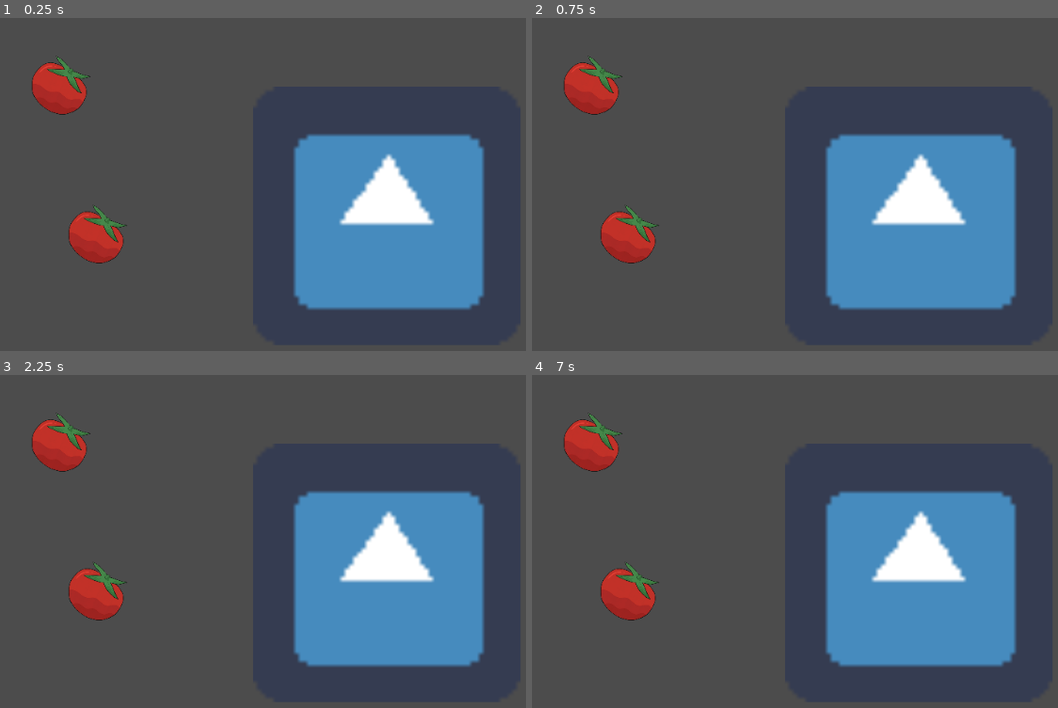
Above: before the commit, frames 1-4 (two rows, left to right).
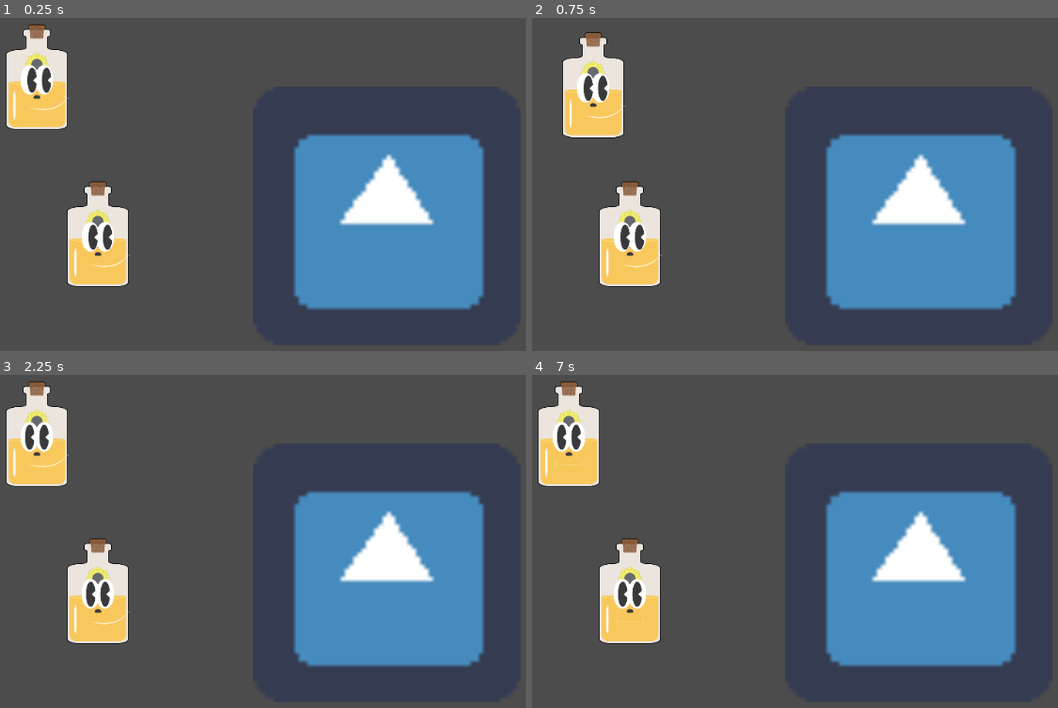
Above: after the commit, the same moments.

Repository: Karanval/Foood_L1J_22
Game: Godot game, scene res://Levels/SpawningPoint.tscn
The game is run twice, just before and just after one commit, with the same random seed, the same clock (stepped at 60 frames per second) and the same inputs. The project has no main scene, so this scene is started directly. The engine's default icon, where the game draws it, is replaced by a stand-in: a white triangle on a blue panel in a dark square.
Inputs (mouse positions are in pixels of both pictures, inside the frame that each line leads up to):
- Up to frame 1 (0.25 s): no input
- Up to frame 2 (0.75 s): tap Enter at 0.5 s; move the mouse to (595, 84) at 0.52 s; click (595, 84) at 0.67 s
- Up to frame 3 (2.25 s): tap Space at 1.25 s; move the mouse to (99, 591) at 1.27 s; click (99, 591) at 1.42 s; tap Enter at 2 s; move the mouse to (378, 474) at 2.02 s; click (378, 474) at 2.17 s
- Up to frame 4 (7 s): tap Space at 2.75, 4.25 s; move the mouse to (795, 658) at 2.77 s; click (795, 658) at 2.92 s; tap Enter at 3.5 s; move the mouse to (outside the picture) at 3.52 s; click (outside the picture) at 3.67 s; move the mouse to (610, 504) at 4.27 s; click (610, 504) at 4.42 s; move the mouse to (873, 571) at 5.02 s; click (873, 571) at 5.17 s; move the mouse to (721, 461) at 5.77 s; click (721, 461) at 5.92 s; move the mouse to (1000, 548) at 6.52 s; click (1000, 548) at 6.67 s

The runs differ from the first frame. In frame 1, 6.6% of the frame differs, in the area x 1-25%, y 1-81%; in frame 2, 6.3%; in frame 3, 6.5%; in frame 4, 6.5%.

Commit message:
faile d push

Diff:
--- a/Levels/SpawningPoint.tscn
+++ b/Levels/SpawningPoint.tscn
@@ -28,9 +28,17 @@
 texture = ExtResource( 4 )
 
 [node name="Ingredient" parent="." instance=ExtResource( 1 )]
+position = Vector2( 150, 114 )
+scale = Vector2( 1.2, 1.2 )
+time_period = 30
 
 [node name="Ingredient2" parent="." instance=ExtResource( 1 )]
 position = Vector2( 233, 328 )
+scale = Vector2( 1.2, 1.2 )
+time_period = 30
+
+[node name="AudioStreamPlayer" type="AudioStreamPlayer" parent="."]
+autoplay = true
 
 [connection signal="area_entered" from="MixingArea" to="MixingArea" method="_on_MixingArea_area_entered"]
 [connection signal="body_entered" from="MixingArea" to="MixingArea" method="_on_MixingArea_body_entered"]
--- a/Nodes/Ingredient.tscn
+++ b/Nodes/Ingredient.tscn
@@ -1,24 +1,74 @@
-[gd_scene load_steps=4 format=2]
+[gd_scene load_steps=16 format=2]
 
 [ext_resource path="res://Resources/Ingredients/tomato.png" type="Texture" id=1]
 [ext_resource path="res://Scripts/Ingredient.gd" type="Script" id=2]
+[ext_resource path="res://Resources/Faces/InF1.png" type="Texture" id=3]
+[ext_resource path="res://Resources/Faces/InF2.png" type="Texture" id=4]
+[ext_resource path="res://Resources/Faces/Draged.png" type="Texture" id=5]
+[ext_resource path="res://Resources/Faces/InF3.png" type="Texture" id=6]
+[ext_resource path="res://Resources/Faces/InF4.png" type="Texture" id=7]
+[ext_resource path="res://Resources/Faces/Droped.png" type="Texture" id=8]
+[ext_resource path="res://Resources/Faces/InF3_.png" type="Texture" id=9]
+[ext_resource path="res://Resources/Faces/InF2_.png" type="Texture" id=10]
+[ext_resource path="res://Resources/Faces/InF4_2.png" type="Texture" id=11]
+[ext_resource path="res://Resources/Faces/InF4_1.png" type="Texture" id=12]
+[ext_resource path="res://Resources/Faces/InF1_.png" type="Texture" id=13]
+
+[sub_resource type="SpriteFrames" id=2]
+animations = [ {
+"frames": [ ExtResource( 3 ), ExtResource( 13 ) ],
+"loop": true,
+"name": "F1",
+"speed": 0.5
+}, {
+"frames": [ ExtResource( 4 ), ExtResource( 10 ) ],
+"loop": true,
+"name": "F2",
+"speed": 0.5
+}, {
+"frames": [ ExtResource( 8 ) ],
+"loop": true,
+"name": "Dropped",
+"speed": 5.0
+}, {
+"frames": [ ExtResource( 5 ) ],
+"loop": true,
+"name": "Dragging",
+"speed": 5.0
+}, {
+"frames": [ ExtResource( 6 ), ExtResource( 9 ) ],
+"loop": true,
+"name": "F3",
+"speed": 0.5
+}, {
+"frames": [ ExtResource( 7 ), ExtResource( 12 ), ExtResource( 11 ) ],
+"loop": true,
+"name": "F4",
+"speed": 5.0
+} ]
 
 [sub_resource type="CircleShape2D" id=1]
 
 [node name="Ingredient" type="Area2D" groups=["pickable"]]
-position = Vector2( 183, 125 )
 script = ExtResource( 2 )
-__meta__ = {
-"_edit_group_": true
-}
+face_path = NodePath("Face")
+
+[node name="Base" type="Sprite" parent="."]
+scale = Vector2( 0.3, 0.3 )
+texture = ExtResource( 1 )
+
+[node name="Face" type="AnimatedSprite" parent="."]
+position = Vector2( 0, 12 )
+scale = Vector2( 0.3, 0.3 )
+z_index = 1
+frames = SubResource( 2 )
+animation = "F1"
+frame = 1
+playing = true
 
 [node name="CollisionShape2D" type="CollisionShape2D" parent="."]
-scale = Vector2( 3.5, 3.5 )
+scale = Vector2( 6, 6 )
 shape = SubResource( 1 )
-
-[node name="Base" type="Sprite" parent="."]
-scale = Vector2( 0.2, 0.2 )
-texture = ExtResource( 1 )
 
 [connection signal="mouse_entered" from="." to="." method="_on_Ingredient_mouse_entered"]
 [connection signal="mouse_exited" from="." to="." method="_on_Ingredient_mouse_exited"]
--- a/Scripts/Ingredient.gd
+++ b/Scripts/Ingredient.gd
@@ -1,11 +1,44 @@
 extends Area2D
 
 signal clicked
+signal dead
 
+export var time_period : int = 20
+
+export(NodePath) var face_path
+onready var face : AnimatedSprite = get_node(face_path)
+
+var texture: StreamTexture
 var held = false
 var selectable = false
+var ingredient_name: String
+var time
 
-func _process(_delta):
+func _ready():
+	ingredient_name = Recipes.get_ingredient()
+	texture = Recipes.ingredients[ingredient_name]
+	load_texture(texture)
+	time = 0
+	face.animation = "F1"
+
+func load_texture(var texture):
+
+	var sprite : Sprite = get_child(0)
+	sprite.texture = texture
+
+func _process(delta):
+	time += delta
+	var step = time_period / 4
+	if (time >= step and time < step + 0.5):
+		face.animation = "F2"
+	elif (time >= step * 2 and time < (step * 2)+0.5):
+		face.animation = "F3"
+	elif (time >= step * 3 and time < (step * 3)+0.5):
+		face.animation = "F4"
+
+	if time > time_period:
+		emit_signal("dead")
+
 	if held:
 		global_transform.origin = get_global_mouse_position()
 
--- a/Scripts/MixingArea.gd
+++ b/Scripts/MixingArea.gd
@@ -1,16 +1,10 @@
 extends Area2D
 
-
-
-
-func _on_MixingArea_body_entered(body):
-	print("body entered")
-
-
-func _on_MixingArea_body_shape_entered(body_rid, body, body_shape_index, local_shape_index):
-
-	print("mixing area")
-
+var dropped_ingredients: Array
 
 func _on_MixingArea_area_entered(area):
-	print ("area entered")
+	dropped_ingredients.append(area.ingredient_name)
+
+	if dropped_ingredients.size() > 1:
+
+		print(Recipes.combine(dropped_ingredients))
--- a/Scripts/PickableManager.gd
+++ b/Scripts/PickableManager.gd
@@ -10,12 +10,17 @@
 
 	for node in get_tree().get_nodes_in_group("pickable"):
 		node.connect("clicked", self, "_on_pickable_clicked")
+#		node.connect("dead", self, "_on_ingredient_died")
 
 func _on_pickable_clicked(object):
 	if !held_object:
 		held_object = object
 		initial_position = held_object.global_transform.origin
 		held_object.pickup()
+
+
+func _on_ingredient_died(object):
+	print(" died")
 
 func _unhandled_input(event):
 	if event is InputEventMouseButton and event.button_index == BUTTON_LEFT:
--- a/Scripts/Recipes.gd
+++ b/Scripts/Recipes.gd
@@ -1 +1,45 @@
 extends Node
+
+var combinations = {
+	"fries": ["oil", "potato"],
+	"juice": ["carrot"]
+}
+
+var ingredients = {
+#	"tomato": preload("res://Resources/Ingredients/tomato.png"),
+	"oil": preload("res://Resources/Ingredients/sunfloweroil.png"),
+	"potato": preload("res://Resources/Ingredients/potato.png"),
+#	"pepper": preload("res://Resources/Ingredients/pepper.png"),
+#	"onion": preload("res://Resources/Ingredients/onion.png"),
+#	"mushroom": preload("res://Resources/Ingredients/mushroom.png"),
+#	"lemon": preload("res://Resources/Ingredients/lemon.png"),
+#	"garlic": preload("res://Resources/Ingredients/garlic.png"),
+#	"chickenLeg": preload("res://Resources/Ingredients/chickenLeg.png"),
+	"carrot": preload("res://Resources/Ingredients/carrot.png"),
+#	"brocoli": preload("res://Resources/Ingredients/brocoli.png")
+}
+
+var foods = {
+	"fries": preload("res://Resources/Ingredients/potatofries.png")
+}
+
+func combine(var ingredients: Array):
+	var result = ""
+	for combination in combinations.keys():
+		var hasAll = true
+
+		for ingredient in ingredients:
+			if not combinations[combination].has(ingredient):
+				hasAll = false
+				break;
+
+		if hasAll:
+			result = combination
+			break;
+	return result
+
+func get_ingredient():
+	var random = RandomNumberGenerator.new()
+	random.randomize()
+	var index = random.randi_range(0, ingredients.size() - 1)
+	return ingredients.keys()[index]
--- /dev/null
+++ b/Scripts/TimeChecker.gd
@@ -0,0 +1 @@
+extends Node
--- a/project.godot
+++ b/project.godot
@@ -13,6 +13,11 @@
 config/name="Foood_l1j_22"
 config/icon="res://icon.png"
 
+[autoload]
+
+Recipes="*res://Scripts/Recipes.gd"
+TimeChecker="*res://Scripts/TimeChecker.gd"
+
 [physics]
 
 common/enable_pause_aware_picking=true
Binary file added: Resources/Faces/InF1_.png
Not shown, added: Resources/Faces/InF1_.png.import
Binary file added: Resources/Faces/InF2_.png
Not shown, added: Resources/Faces/InF2_.png.import
Binary file added: Resources/Faces/InF3_.png
Not shown, added: Resources/Faces/InF3_.png.import
Binary file added: Resources/Faces/InF4_1.png
Not shown, added: Resources/Faces/InF4_1.png.import
Binary file added: Resources/Faces/InF4_2.png
Not shown, added: Resources/Faces/InF4_2.png.import
Binary file changed: Resources/Ingredients/brocoli.png
Binary file changed: Resources/Ingredients/carrot.png
(and 14 more such lines)
